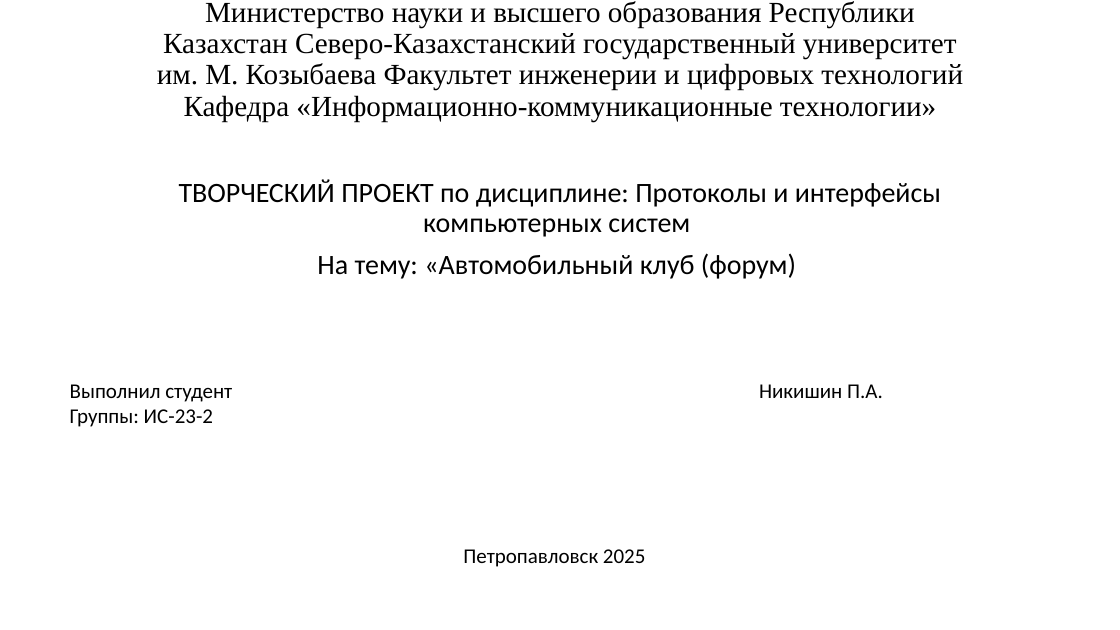
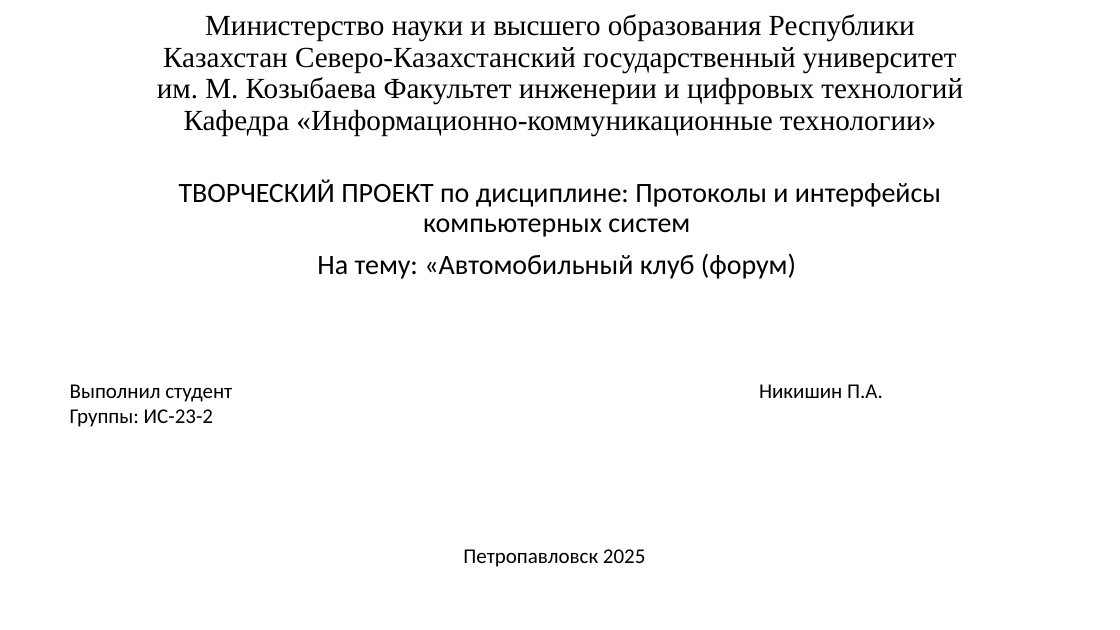
Before and after one commit to Pr1zraC16/a, a slide deck: slide 1 of Никишин.pptx. Drawn at 1120x630 pixels with LibreOffice and Linux fonts; fonts in the diff are those of the drawing. Boxes give left, top, right and bottom in pixels: in the first picture for what was removed or moved away, otherwise in the second. Text is boxed around its words. In the diff, an @@ line names an element or a change of style, - is before the commit and + after.

```diff
--- a/Никишин.pptx
+++ b/Никишин.pptx
@@ title "Министерство науки и высшего образования ...": place and size @@
-title "Министерство науки и высшего образования ..." at (157, 1, 963, 121)
+title "Министерство науки и высшего образования ..." at (157, 14, 963, 135)
```
Also in this commit, not shown: 1 other slide changed.
